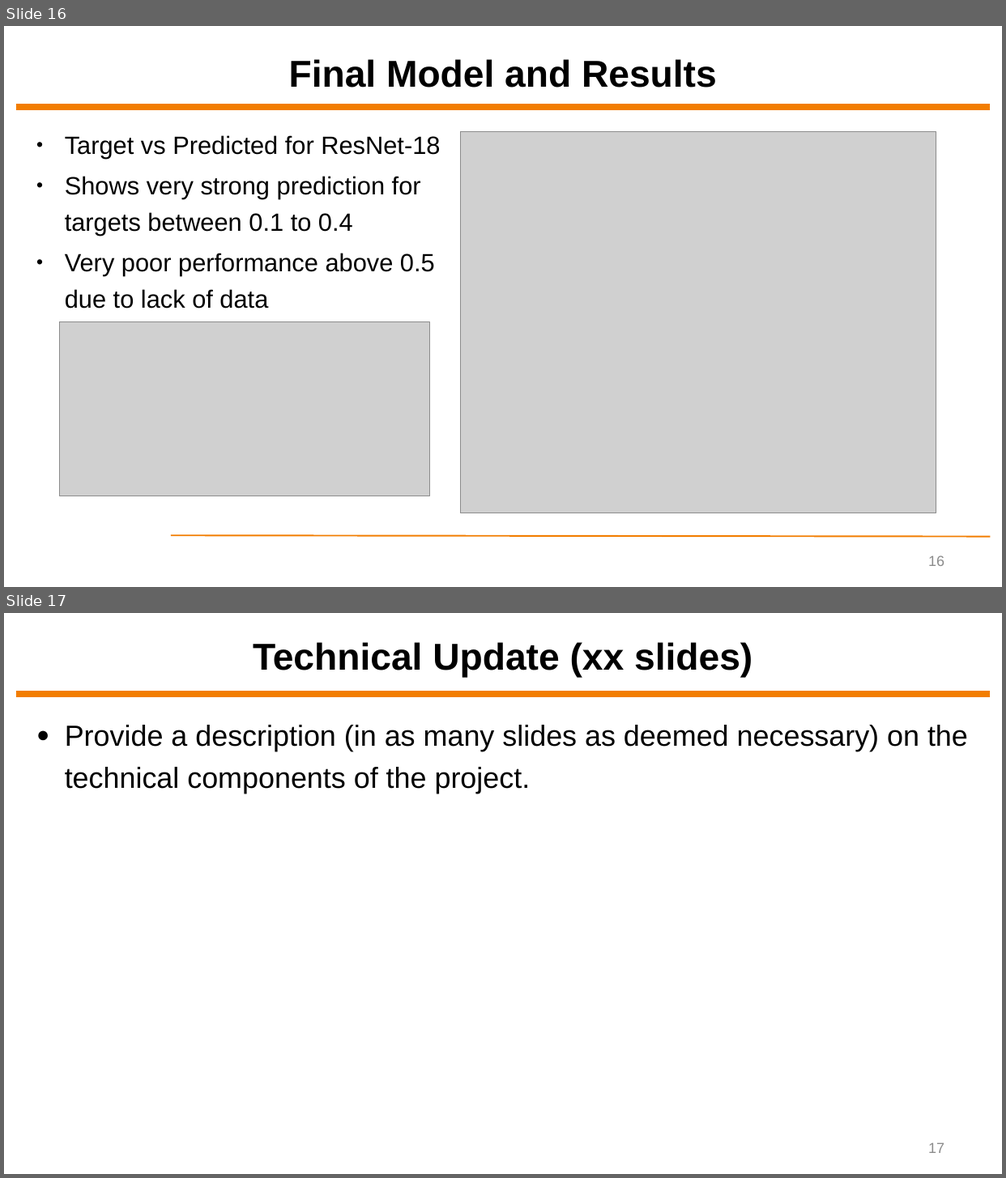
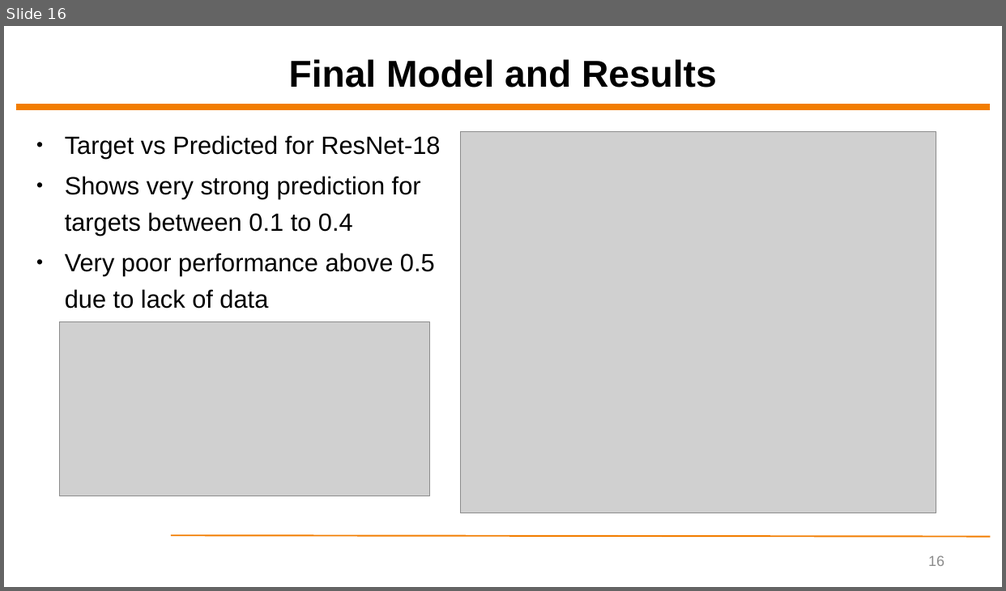
Before and after one commit to ytrivedi315/Final-Project-Yash-Trivedi, a slide deck: Final Presentation/ECEN5743 Final Project Presentation - YT.pptx. Shown one above the other, each under a label of ours: slides 16 and 17 before the commit, slide 16 after it. The pictures are 1006x1178 and 1006x591 pixels, drawn with LibreOffice and Linux fonts; fonts in the diff are those of the drawing; grey boxes stand for pictures; background and template pictures are left out. Boxes give left, top, right and bottom in pixels: in the first picture for what was removed or moved away, otherwise in the second. Text is boxed around its words. In the diff, an @@ line names an element or a change of style, - is before the commit and + after.

```diff
--- a/Final Presentation/ECEN5743 Final Project Presentation - YT.pptx
+++ b/Final Presentation/ECEN5743 Final Project Presentation - YT.pptx
@@ slide 17 removed at [4, 613, 1002, 1174], background #FFFFFF; not listed: 1 template element that a slide beside it also shows @@
@@ title removed at [253, 642, 752, 678] @@
-Technical Update (xx slides)
@@ text removed at [65, 725, 968, 794] @@
-● Provide a description (in as many slides as deemed necessary) on the technical components of the project.
@@ page number removed at [928, 1143, 944, 1153] @@
-17
```
Also in this commit, not shown: 2 slides added, 1 other file.
